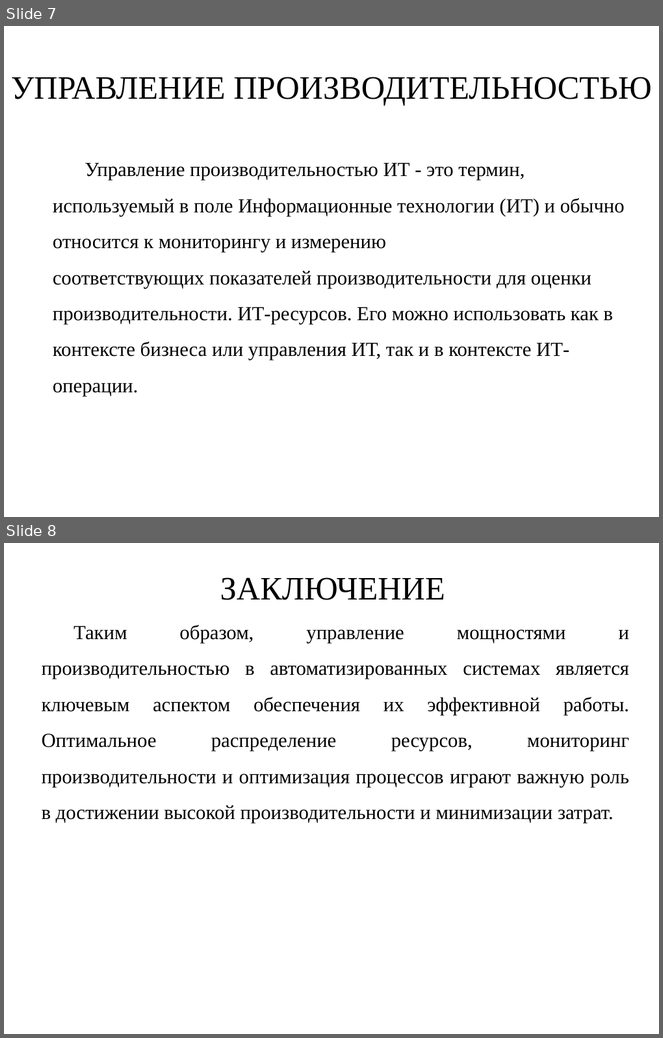
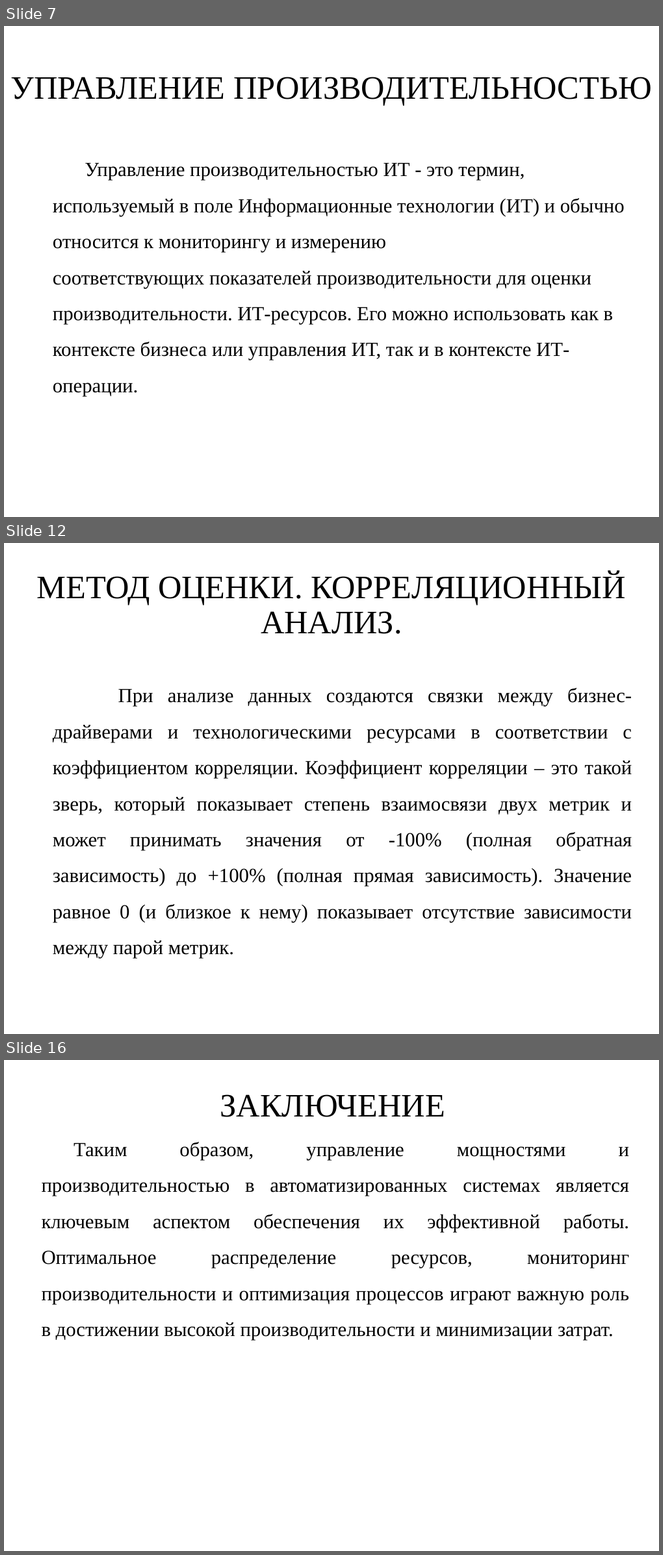
Before and after one commit to RAdKuzur/ASTU, a slide deck: Реферат Морозов/Презентация Реферат Морозов.odp. Shown one above the other, each under a label of ours: slides 7 and 8 before the commit, slides 7, 12 and 16 after it; the slides between them are not shown. The pictures are 663x1038 and 663x1555 pixels, drawn with LibreOffice and Linux fonts; fonts in the diff are those of the drawing; background and template pictures are left out. Boxes give left, top, right and bottom in pixels: in the first picture for what was removed or moved away, otherwise in the second. Text is boxed around its words. In the diff, an @@ line names an element or a change of style, - is before the commit and + after.

```diff
--- a/Реферат Морозов/Презентация Реферат Морозов.odp
+++ b/Реферат Морозов/Презентация Реферат Морозов.odp
@@ slide 12 added at (x1=4, y1=543, x2=659, y2=1034), background picture (left out) @@
@@ text added at (x1=37, y1=572, x2=626, y2=634), 36 pt, text #000000 @@
+МЕТОД ОЦЕНКИ. КОРРЕЛЯЦИОННЫЙ АНАЛИЗ.
@@ text added at (x1=53, y1=688, x2=633, y2=958), 22 pt, text #000000 @@
+При анализе данных создаются связки между бизнес-драйверами и технологическими ресурсами в соответствии с коэффициентом корреляции. Коэффициент корреляции ‒ это такой зверь, который показывает степень взаимосвязи двух метрик и может принимать значения от -100% (полная обратная зависимость) до +100% (полная прямая зависимость). Значение равное 0 (и близкое к нему) показывает отсутствие зависимости между парой метрик.
@@ what was slide 8 is now slide 16 @@
```
Also in this commit, not shown: 7 other slides added, 1 other file.
